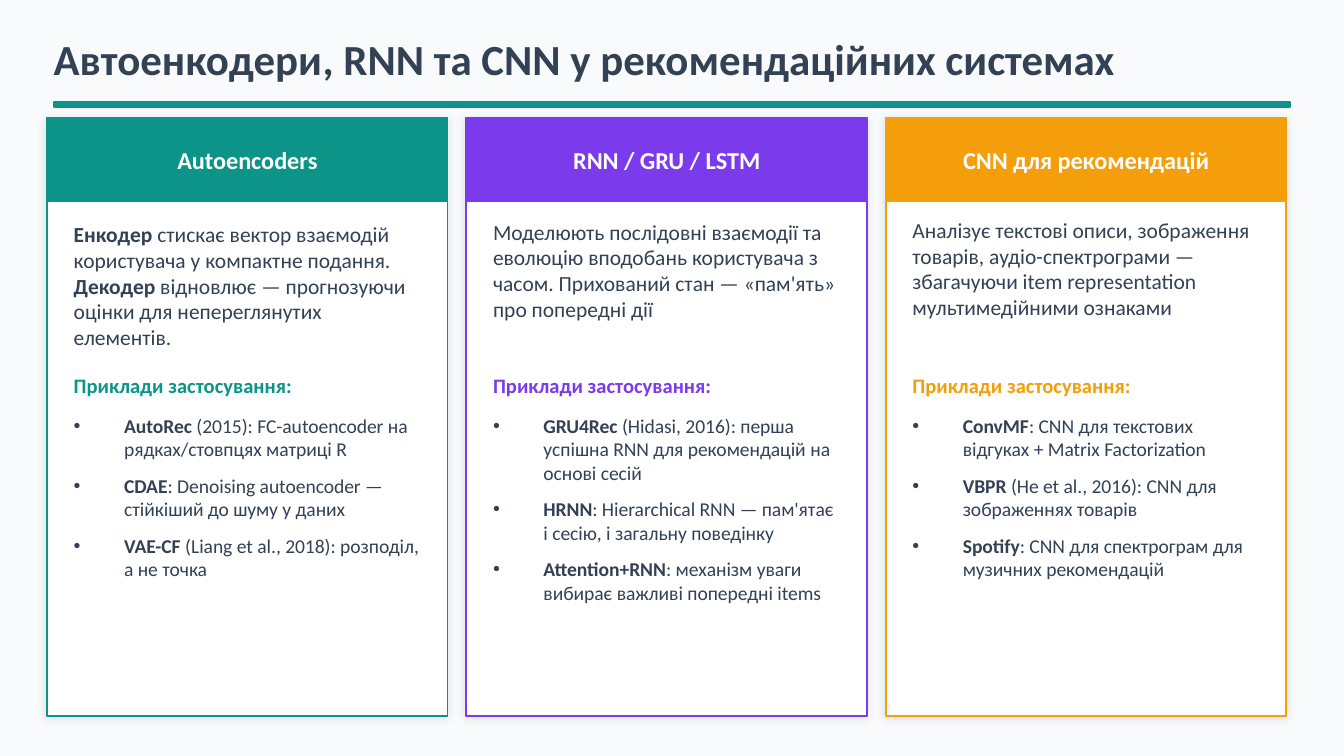
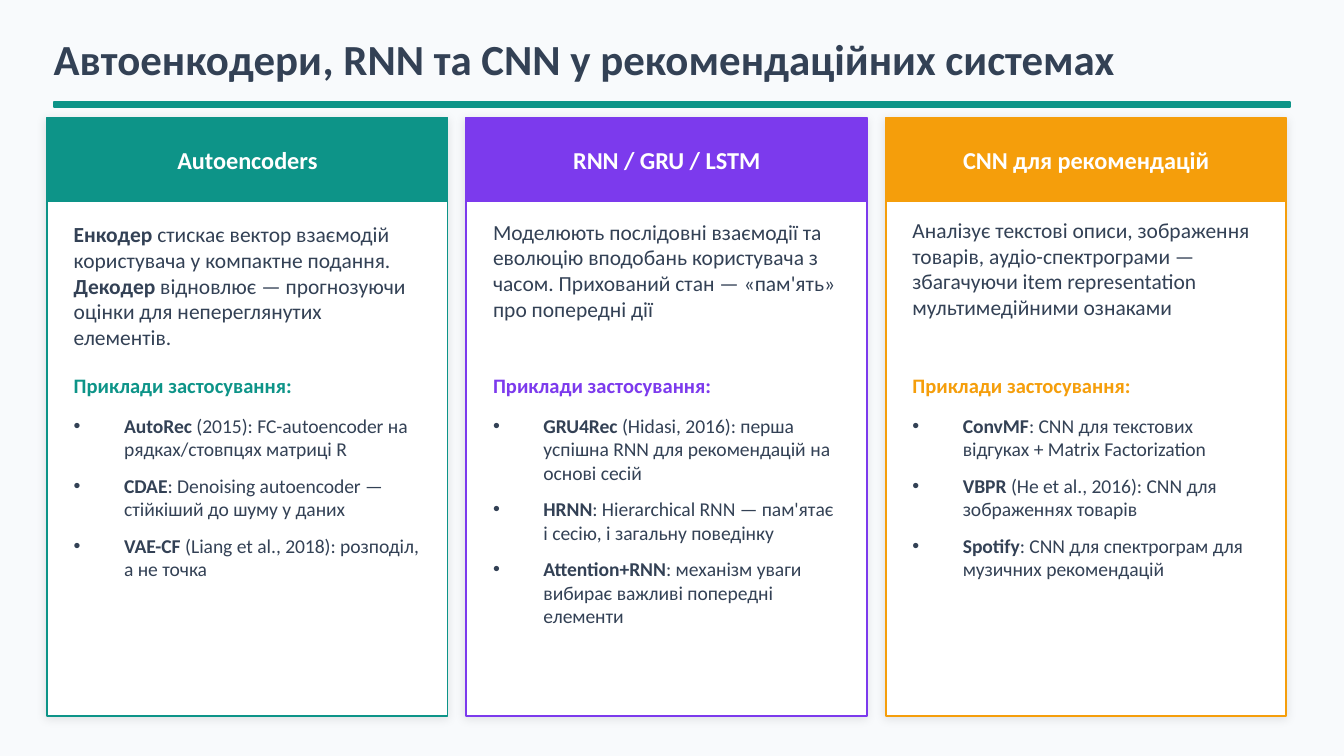
Before and after one commit to BohdanRomaniuk/IAC-Group-Recommender, a slide deck: slide 18 of docs/Presentation - Recommendation Systems. Theoretical Approaches.pptx. Drawn at 1344x756 pixels with LibreOffice and Linux fonts; fonts in the diff are those of the drawing. Boxes give left, top, right and bottom in pixels: in the first picture for what was removed or moved away, otherwise in the second. Text is boxed around its words. In the diff, an @@ line names an element or a change of style, - is before the commit and + after.

```diff
--- a/docs/Presentation - Recommendation Systems. Theoretical Approaches.pptx
+++ b/docs/Presentation - Recommendation Systems. Theoretical Approaches.pptx
@@ text at [543, 562, 802, 623]: text changed @@
-• Attention+RNN: механізм уваги вибирає важливі попередні items
+• Attention+RNN: механізм уваги вибирає важливі попередні елементи
```
Also in this commit, not shown: 4 other slides changed, 1 other file.
